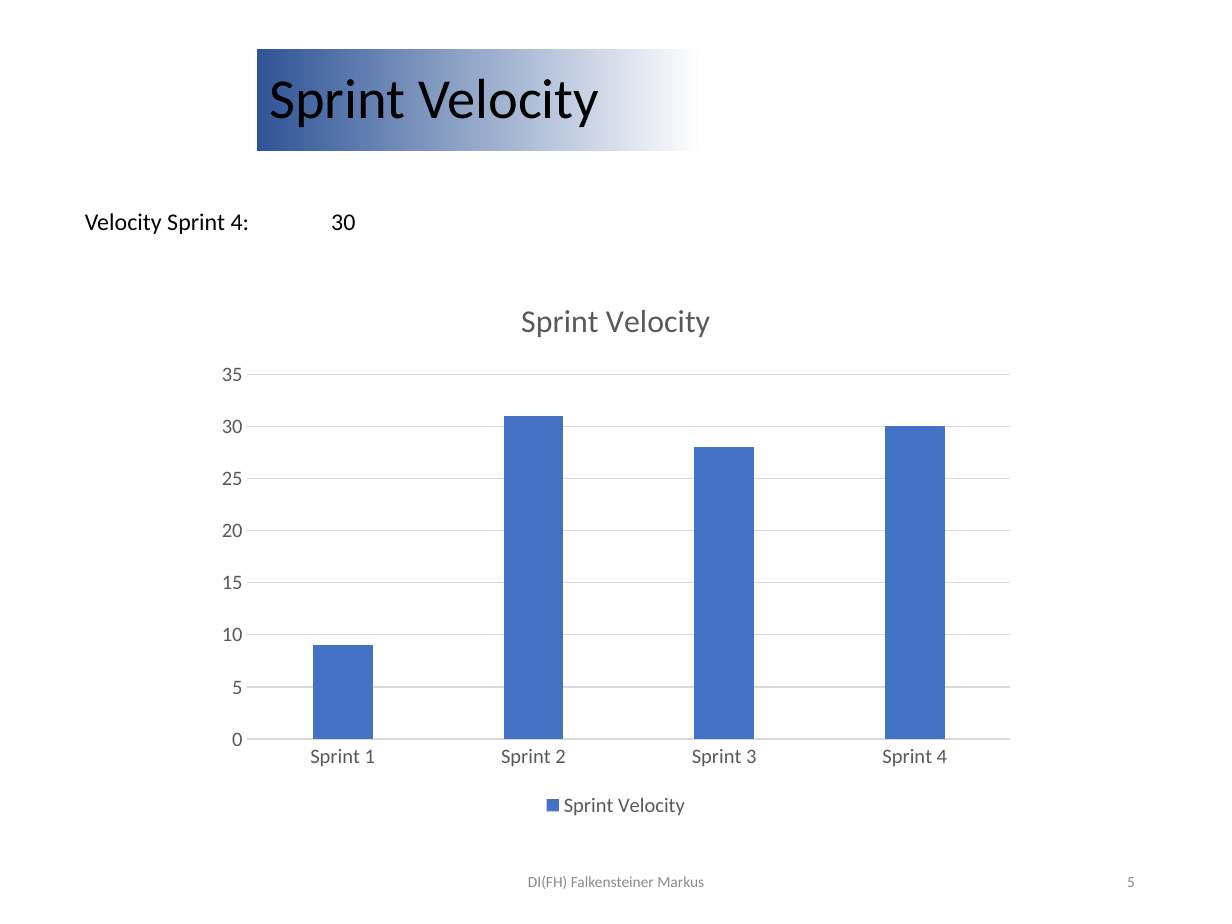
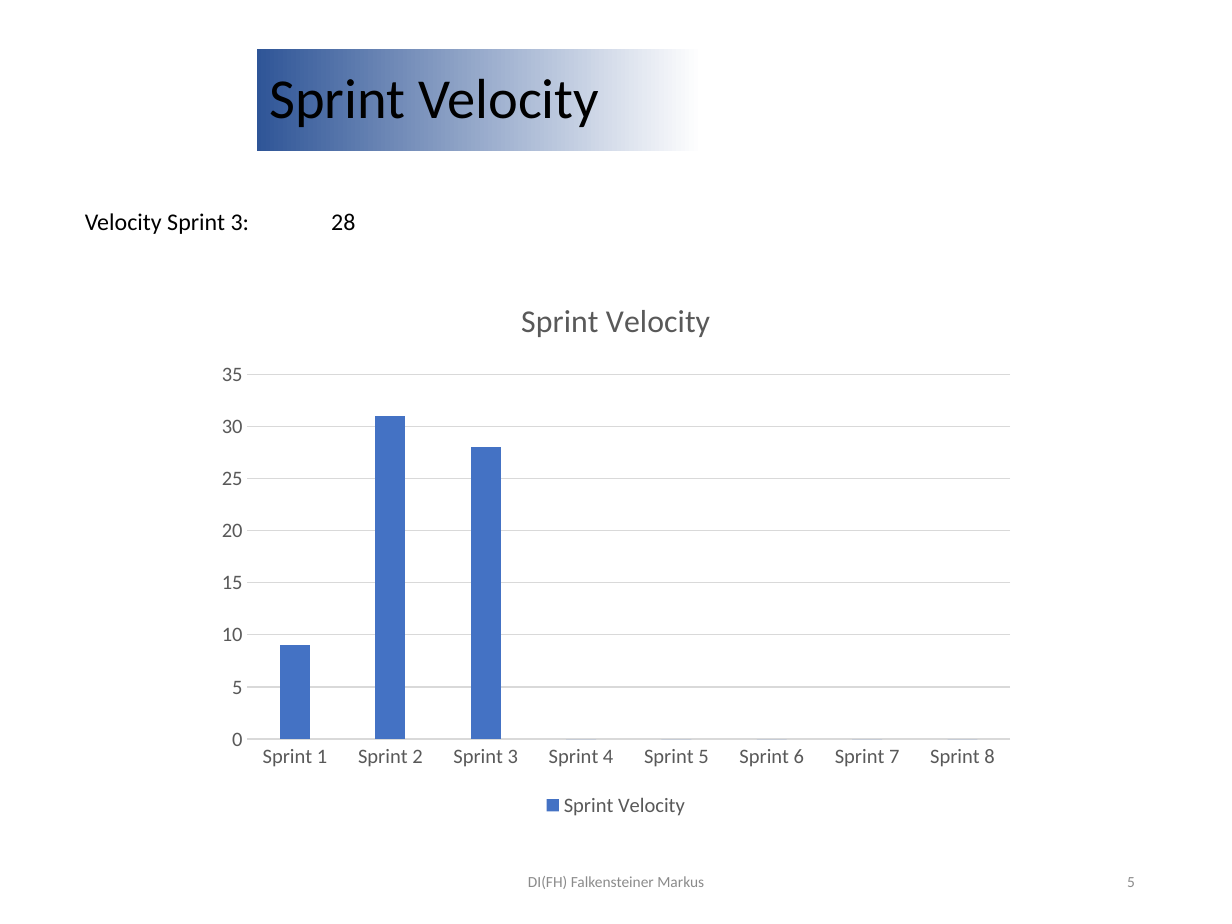
Before and after one commit to huthuthiddeli/SYP_PROJEKT_23-24_Maier, a slide deck: slide 5 of Documents/Sprint_3_Review.pptx. Drawn at 1232x924 pixels with LibreOffice and Linux fonts; fonts in the diff are those of the drawing; background and template pictures are left out. Boxes give left, top, right and bottom in pixels: in the first picture for what was removed or moved away, otherwise in the second. Text is boxed around its words. In the diff, an @@ line names an element or a change of style, - is before the commit and + after.

```diff
--- a/Documents/Sprint_3_Review.pptx
+++ b/Documents/Sprint_3_Review.pptx
@@ text at (x1=85, y1=213, x2=355, y2=234): text changed @@
-Velocity Sprint 4: 30
+Velocity Sprint 3: 28
@@ column chart at (x1=206, y1=275, x2=1027, y2=822) @@
-categories: Sprint 1, Sprint 2, Sprint 3, Sprint 4
+categories: Sprint 1, Sprint 2, Sprint 3, Sprint 4, Sprint 5, Sprint 6, Sprint 7, Sprint 8
-Sprint Velocity: 9, 31, 28, 30
+Sprint Velocity: 9, 31, 28, 0, 0, 0, 0, 0
```
Also in this commit, not shown: 4 other slides changed, 1 slide added, 1 slide removed, 7 other files.
